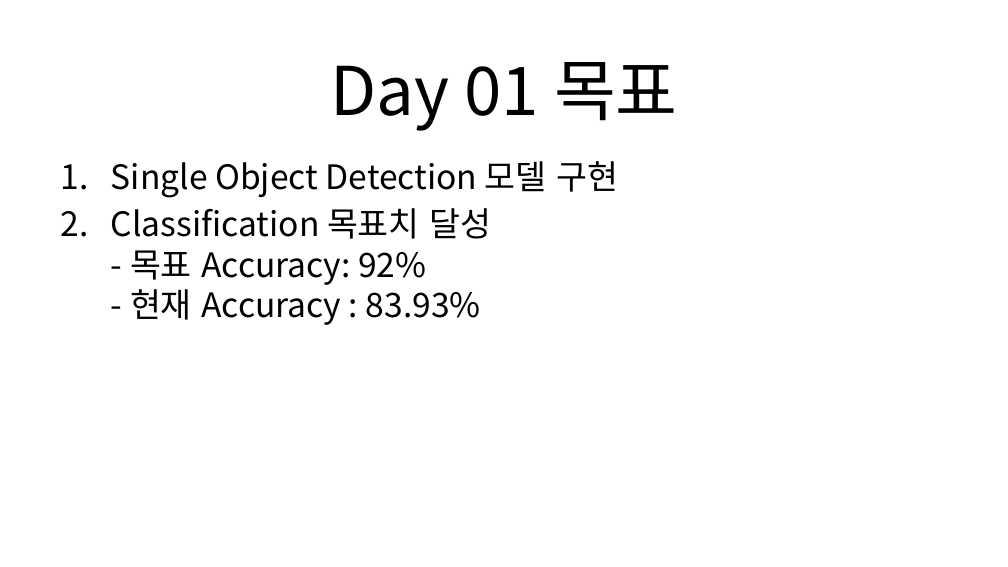
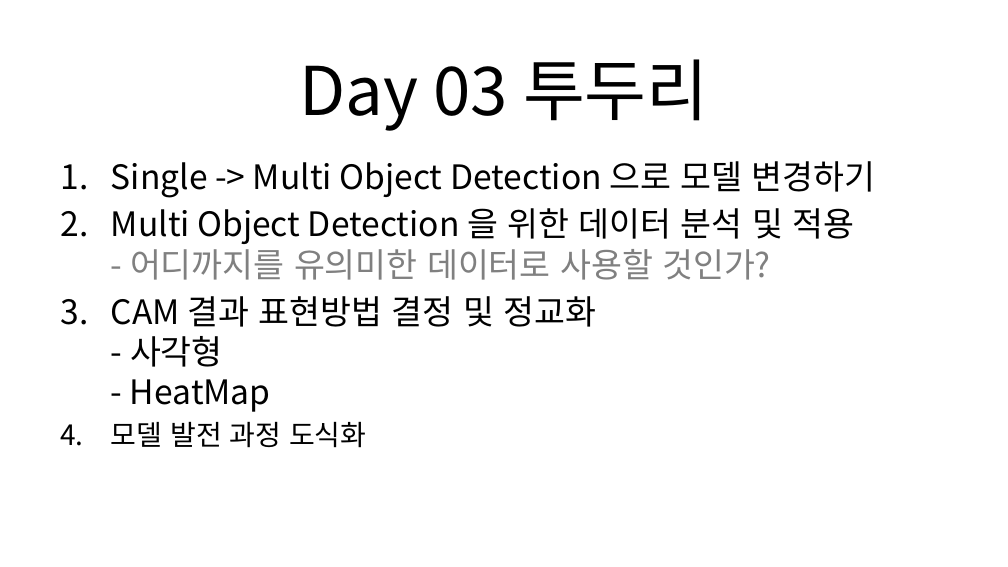
Before and after one commit to sngn-libby/Ai-KEA, a slide deck: slide 6 of doc/day01_프로젝트_진행상황.pptx (slide 3 before the commit). Drawn at 1008x567 pixels with LibreOffice and Linux fonts; fonts in the diff are those of the drawing. Boxes give left, top, right and bottom in pixels: in the first picture for what was removed or moved away, otherwise in the second. Text is boxed around its words. In the diff, an @@ line names an element or a change of style, - is before the commit and + after.

```diff
--- a/doc/day01_프로젝트_진행상황.pptx
+++ b/doc/day01_프로젝트_진행상황.pptx
@@ text at box(299, 59, 708, 131): text changed @@
-Day 01 목표
+Day 03 투두리
@@ text at box(111, 161, 876, 448): text changed @@
-1. Single Object Detection 모델 구현
-2. Classification 목표치 달성
-   - 목표 Accuracy: 92%
-   - 현재 Accuracy : 83.93%
+1. Single -> Multi Object Detection 으로 모델 변경하기
+2. Multi Object Detection 을 위한 데이터 분석 및 적용
+   - 어디까지를 유의미한 데이터로 사용할 것인가?
+3. CAM 결과 표현방법 결정 및 정교화
+   - 사각형
+   - HeatMap
+4. 모델 발전 과정 도식화
```
Also in this commit, not shown: 2 other slides changed, 2 slides added, 1 slide removed, 24 other files.
